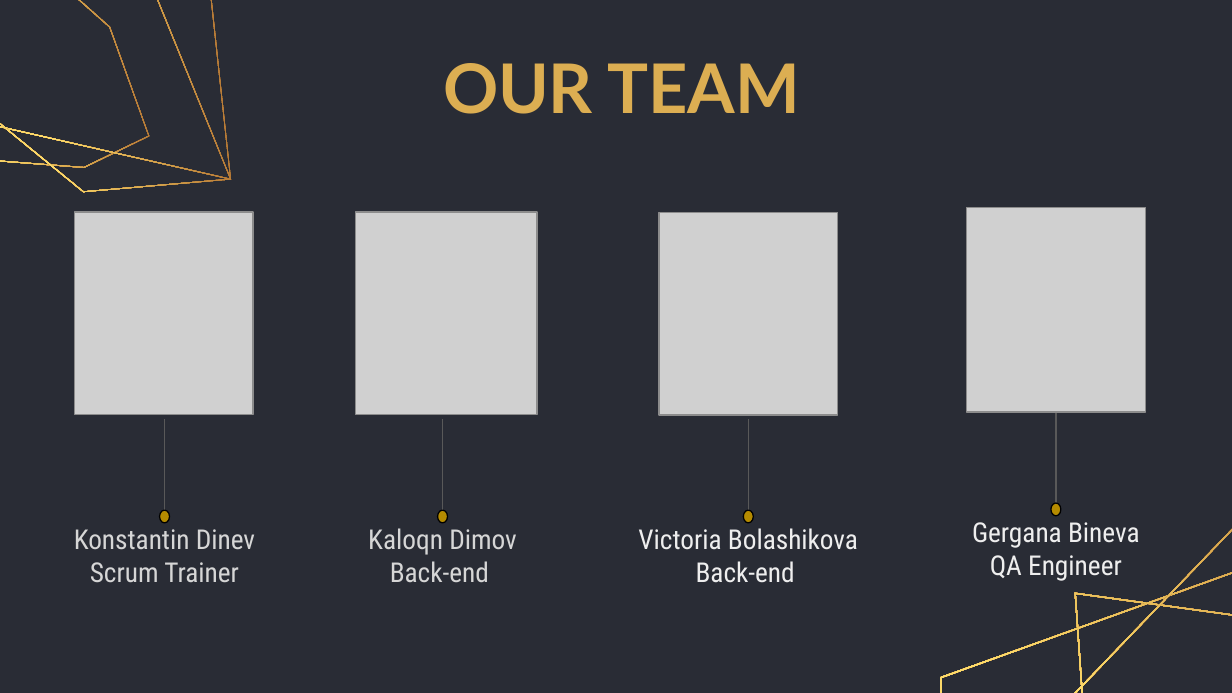
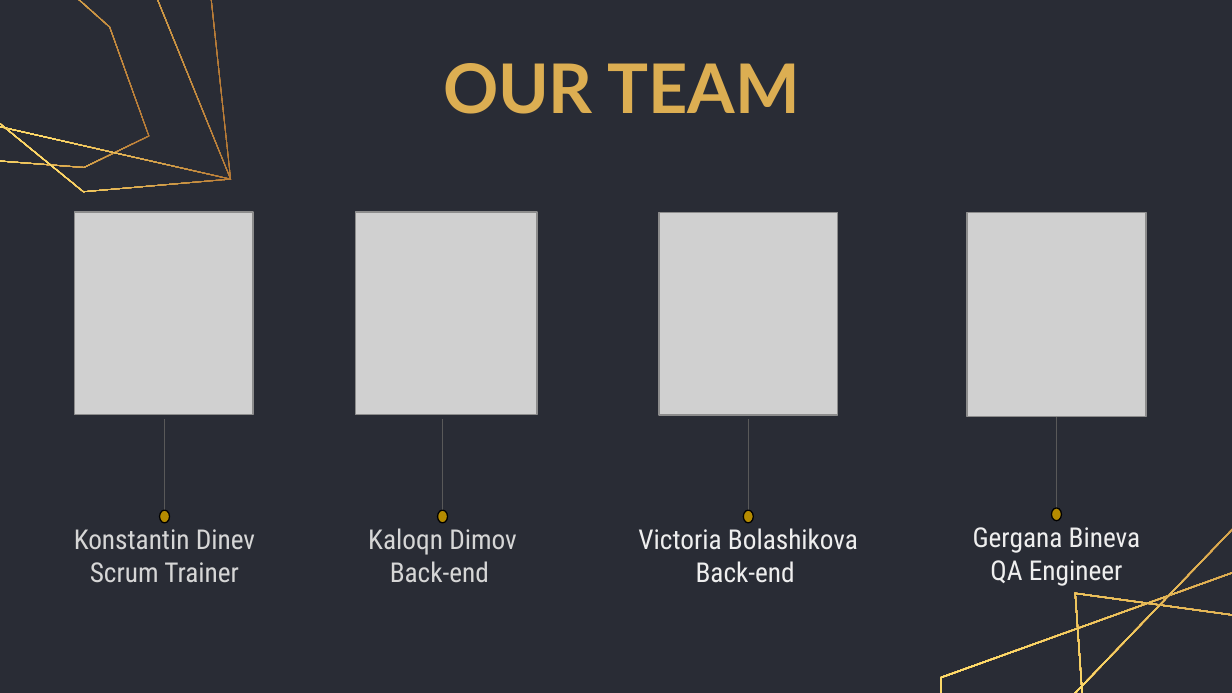
Before and after one commit to codingburgas/2223-educational-traveling-s-w-a-g, a slide deck: slide 2 of documents/s.w.a.g - Presentation.pptx. Drawn at 1232x693 pixels with LibreOffice and Linux fonts; fonts in the diff are those of the drawing; grey boxes stand for pictures. Boxes give left, top, right and bottom in pixels: in the first picture for what was removed or moved away, otherwise in the second. Text is boxed around its words. In the diff, an @@ line names an element or a change of style, - is before the commit and + after.

```diff
--- a/documents/s.w.a.g - Presentation.pptx
+++ b/documents/s.w.a.g - Presentation.pptx
@@ 1 picture, 1 text, 1 line, 1 ellipse: place and size @@
-1 picture, 1 text, 1 line, 1 ellipse at (967, 208, 1145, 581)
+1 picture, 1 text, 1 line, 1 ellipse at (967, 213, 1145, 586)
```
Also in this commit, not shown: 3 other slides changed.
